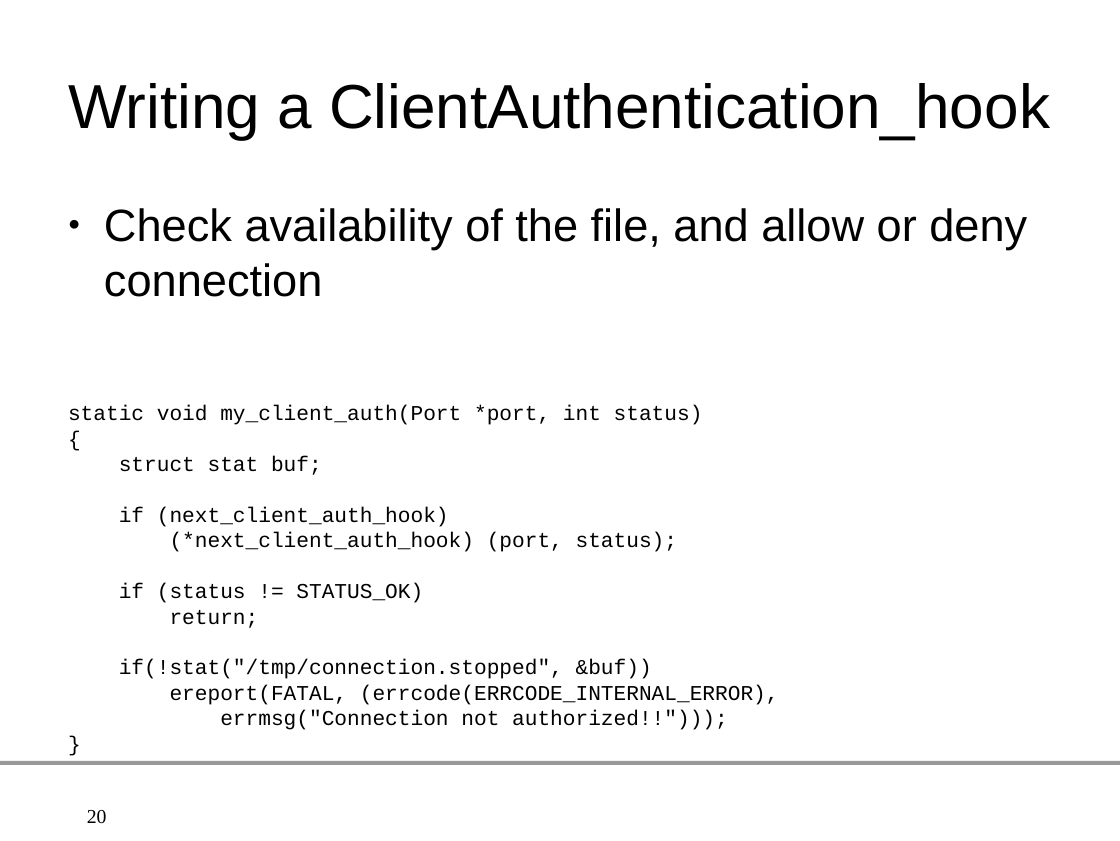
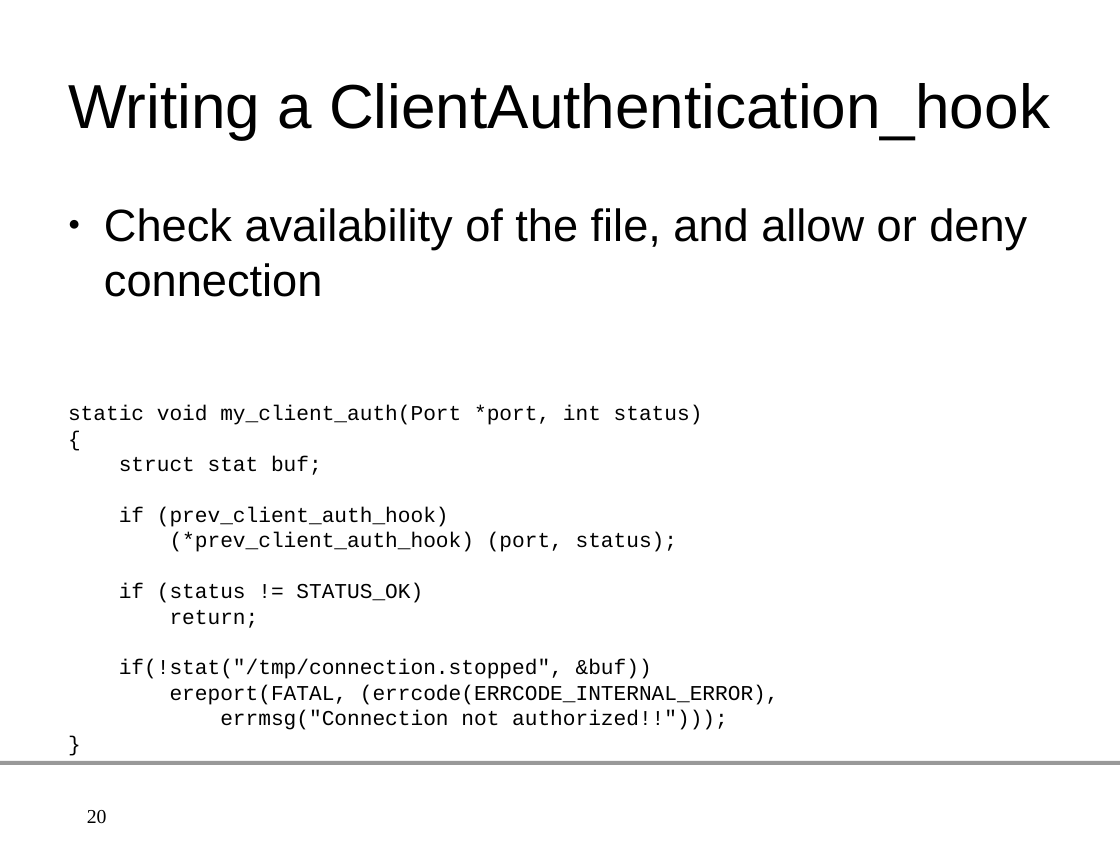
Before and after one commit to gleu/Hooks-in-PostgreSQL, a slide deck: slide 20 of hooks_in_postgresql.odp. Drawn at 1120x841 pixels with LibreOffice and Linux fonts; fonts in the diff are those of the drawing; background and template pictures are left out. Boxes give left, top, right and bottom in pixels: in the first picture for what was removed or moved away, otherwise in the second. Text is boxed around its words. In the diff, an @@ line names an element or a change of style, - is before the commit and + after.

```diff
--- a/hooks_in_postgresql.odp
+++ b/hooks_in_postgresql.odp
@@ text at (119, 507, 678, 552): text changed @@
-if (next_client_auth_hook)
-(*next_client_auth_hook) (port, status);
+if (prev_client_auth_hook)
+(*prev_client_auth_hook) (port, status);
```
Also in this commit, not shown: 4 other slides changed, 1 slide added.
